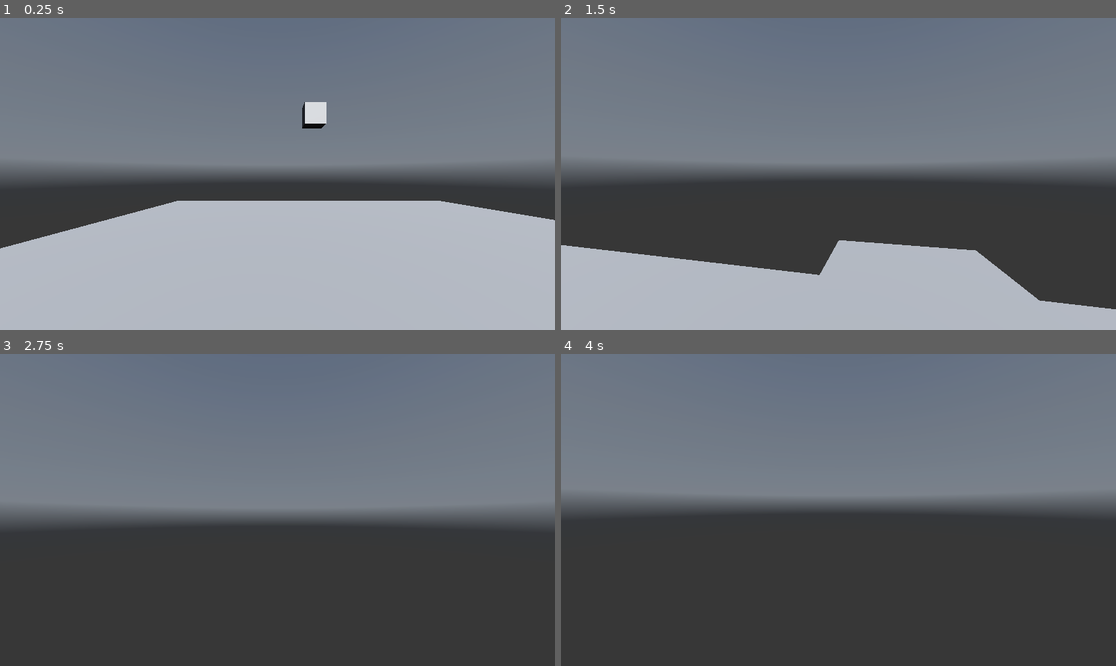
Above: before the commit, frames 1-4 (two rows, left to right).
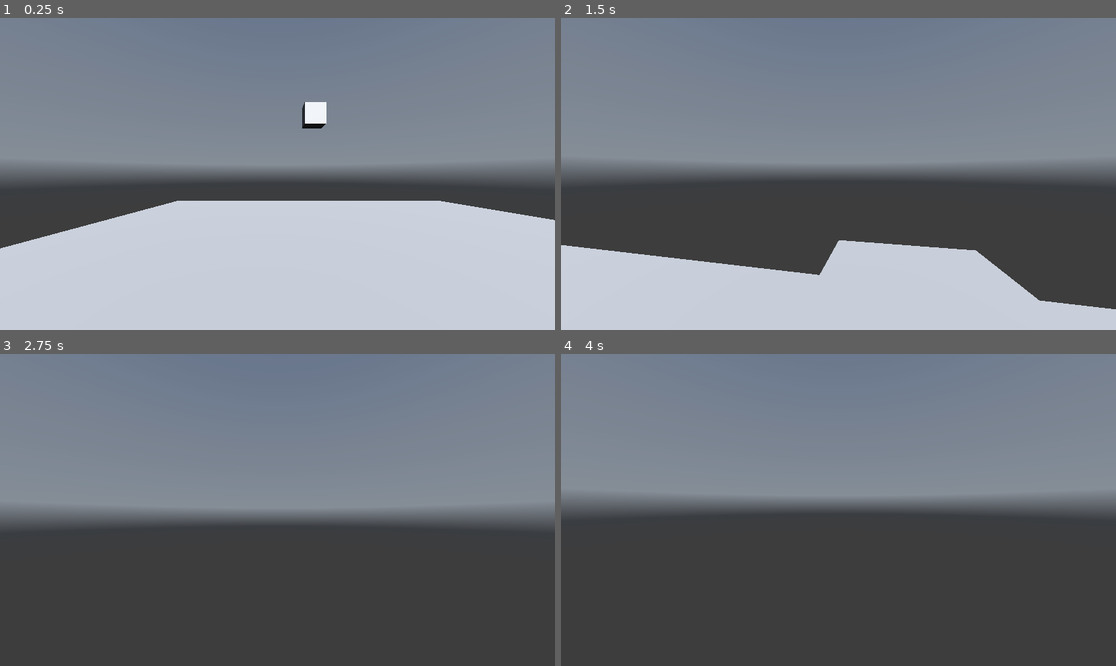
Above: after the commit, the same moments.

Repository: igorkll/EveryfunSandbox
Game: Godot game, scene res://world.tscn
Two runs of this game, one before a commit and one after it. Both use one fixed random seed, a clock stepped at 60 frames per second and the inputs below. A sky picture missing from this copy of the repository is replaced by a grey-blue gradient.
Inputs (mouse positions are in pixels of both pictures, inside the frame that each line leads up to):
- Up to frame 1 (0.25 s): no input
- Up to frame 2 (1.5 s): move the mouse to (866, 174) at 0.52 s; hold Ctrl (move_sprint) 0.53-1.28 s; hold W (move_forward) from 0.53 s (still down); tap Space (move_jump) at 0.77 s; move the mouse to (810, 174) at 1.27 s; tap Ctrl (move_sprint) at 1.35 s
- Up to frame 3 (2.75 s): keep holding W (move_forward); tap Space (move_jump) at 1.52 s; move the mouse to (288, 503) at 2.02 s; hold Ctrl (move_sprint) from 2.03 s (still down)
- Up to frame 4 (4 s): keep holding W (move_forward); tap Enter at 2.75 s; move the mouse to (832, 516) at 2.77 s; release Ctrl (move_sprint) at 2.78 s; tap Ctrl (move_sprint) at 2.85 s; tap Space (move_jump) at 3.02, 3.5, 3.77 s; move the mouse to (877, 513) at 3.52 s; hold Ctrl (move_sprint) from 3.53 s (still down)

The runs differ from the first frame. In frame 1, 0.3% of the frame differs, in the area x 54-59%, y 26-34%; in frame 2, less than 0.1%; in frame 3, less than 0.1%; in frame 4, less than 0.1%.

Commit message:
Update world.tscn

Diff:
--- a/BlockWorld/world.tscn
+++ b/BlockWorld/world.tscn
@@ -16,7 +16,7 @@
 background_color = Color(0, 0.137255, 0.211765, 1)
 background_energy_multiplier = 0.2
 sky = SubResource("Sky_fj7yv")
-tonemap_exposure = 1.94
+tonemap_exposure = 2.34
 ssr_enabled = true
 ssao_enabled = true
 ssil_enabled = true
